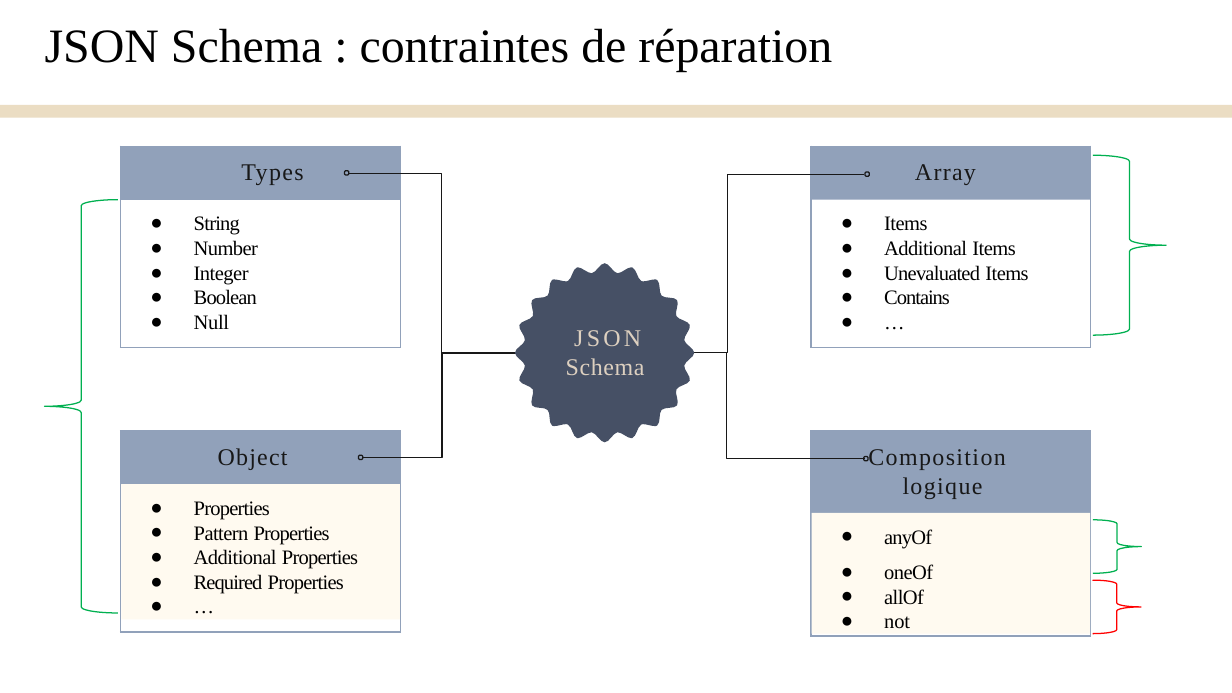
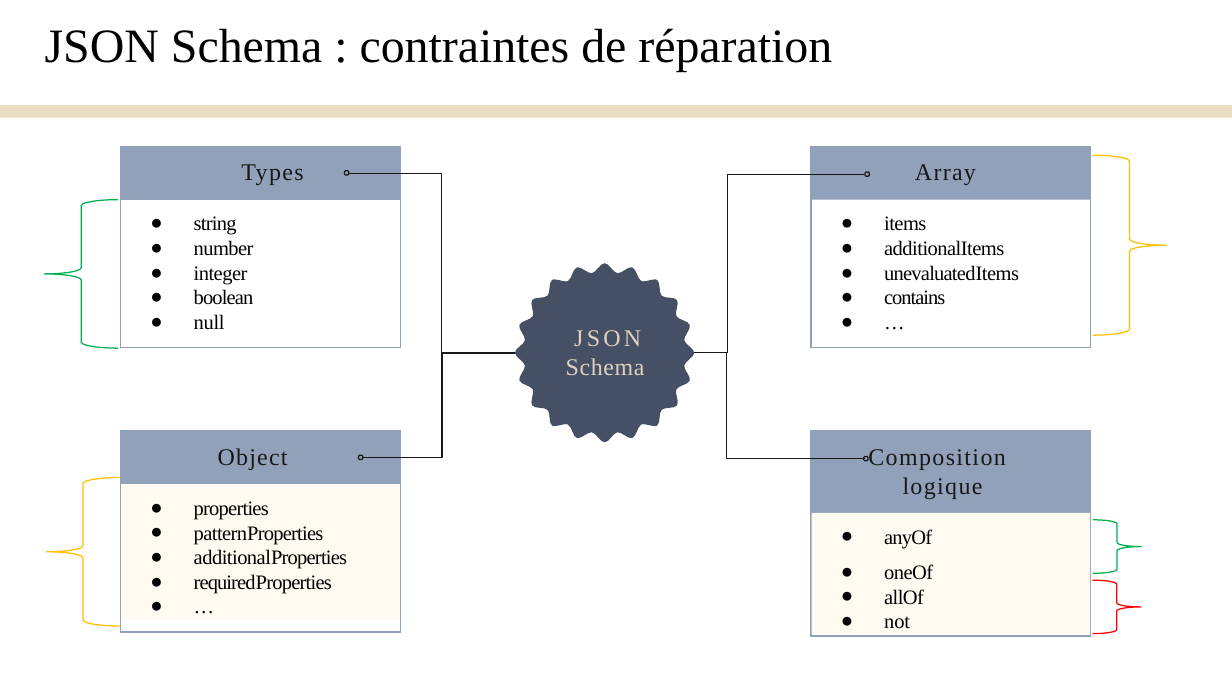
Before and after one commit to Yanis540/PSTL-M1, a slide deck: slide 22 of rapport/Présentation_Finale.pptx. Drawn at 1232x693 pixels with LibreOffice and Linux fonts; fonts in the diff are those of the drawing. Boxes give left, top, right and bottom in pixels: in the first picture for what was removed or moved away, otherwise in the second. Text is boxed around its words. In the diff, an @@ line names an element or a change of style, - is before the commit and + after.

```diff
--- a/rapport/Présentation_Finale.pptx
+++ b/rapport/Présentation_Finale.pptx
@@ left brace at [1093, 155, 1165, 335]: outline #00B050 0.75 pt to #FFC000 0.75 pt @@
@@ left brace: place and size @@
-left brace at [44, 200, 117, 612]
+left brace at [44, 200, 117, 349]
@@ text at [194, 216, 254, 330]: text changed @@
-● String
-● Number
-● Integer
-● Boolean
-● Null
+● string
+● number
+● integer
+● boolean
+● null
@@ text at [884, 216, 1019, 305]: text changed @@
-● Items
-● Additional Items
-● Unevaluated Items
-● Contains
+● items
+● additionalItems
+● unevaluatedItems
+● contains
@@ left brace added at [47, 478, 120, 627], outline #FFC000 0.75 pt @@
@@ text in rectangle at [194, 501, 347, 594]: text changed @@
-● Properties
-● Pattern Properties
-● Additional Properties
-● Required Properties
+● properties
+● patternProperties
+● additionalProperties
+● requiredProperties
```
Also in this commit, not shown: 15 other slides changed, 1 slide added, 1 slide removed, 2 other files.
